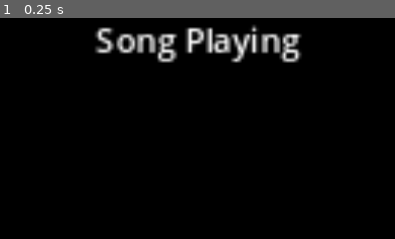
Above: before the commit, frame 1.
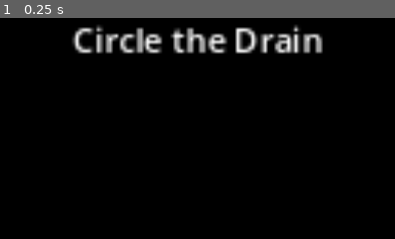
Above: after the commit, the same moment.

Repository: JDS890/CSC475-DSP-Visualisation
Game: Godot game, scene res://Scenes/spectrogram_stems/spectrogram_stems.tscn
Two runs of this game, one before a commit and one after it. Both use one fixed random seed, a clock stepped at 60 frames per second and the inputs below. This scene is started directly instead of the project's main scene.
Inputs:
- Up to frame 1 (0.25 s): no input
The pictures show only the part of the screen within x 25-75%, y 0-50%; the shares and areas given below are measured in that part.

The runs differ from the first frame. In frame 1, 5.3% of the frame differs, in the area x 18-82%, y 3-21%.

Commit message:
Possibly Last Change to UI
Added functionality to the song name label in the top of the screen.

Diff:
--- a/Scripts/UI Scripts/UI_scene.gd
+++ b/Scripts/UI Scripts/UI_scene.gd
@@ -28,11 +28,17 @@
 	for controller in spectro_controls:
 		controller.slider_update.connect(spectro_control_response)
 
+	song_label.text = Global.songname
+
 # Logic for hiding the UI on button press
 func _input(_event):
 	if Input.is_action_just_pressed("hide_UI"):
 		_hidden_UI = !_hidden_UI
 		self.visible = _hidden_UI
+	elif Input.is_action_just_pressed("change_song"):
+		await get_tree().create_timer(0.2).timeout
+		print("Changed song to name", Global.songname)
+		song_label.text = Global.songname
 
 # These IDs are associated with each slider in the order they
 # 	they appear in the UI.
--- a/Scripts/global.gd
+++ b/Scripts/global.gd
@@ -79,7 +79,7 @@
 # Music
 const songs = ["Circle the Drain", "Hangman", "Like a Shadow",
 				"Dharma", "Plastic Heart", "Mt Eden", "Anyone"]
-const songname = songs[0]
+var songname = songs[0]
 const res_path = "res://Audio Samples/"
 
 # Probably not needed, but here just in case
